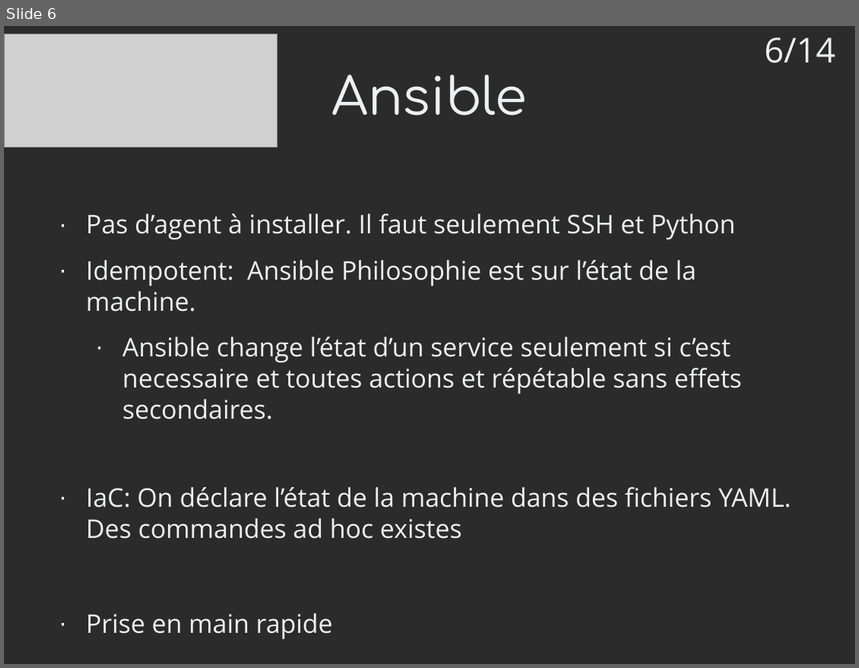
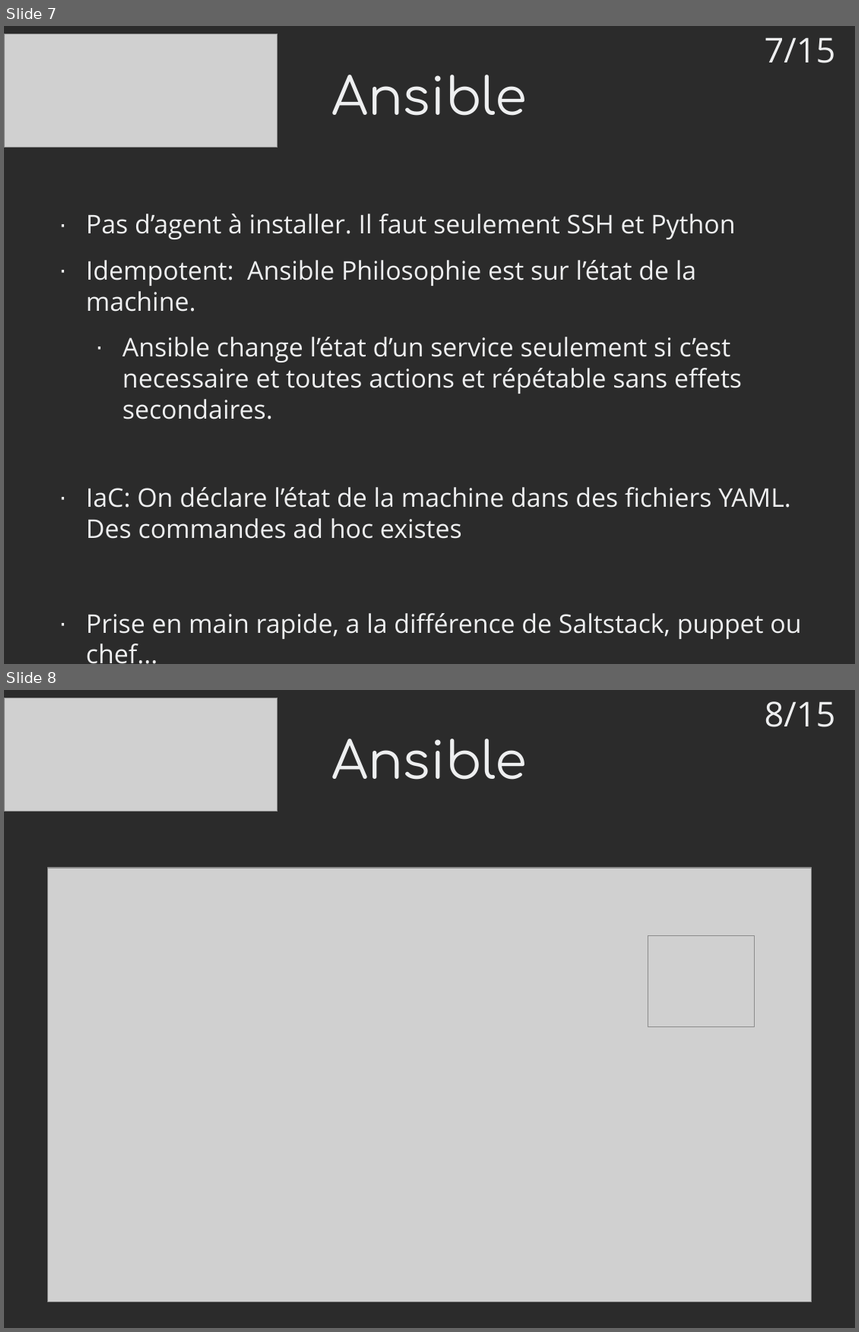
Before and after one commit to mrwormo/rapport_de_stage, a slide deck: files/prez.odp. Shown one above the other, each under a label of ours: slide 6 before the commit, slides 7 and 8 after it. The pictures are 859x668 and 859x1332 pixels, drawn with LibreOffice and Linux fonts; fonts in the diff are those of the drawing; grey boxes stand for pictures; background and template pictures are left out; a plain dark background stands for a picture behind light text. Boxes give left, top, right and bottom in pixels: in the first picture for what was removed or moved away, otherwise in the second. Text is boxed around its words. In the diff, an @@ line names an element or a change of style, - is before the commit and + after.

```diff
--- a/files/prez.odp
+++ b/files/prez.odp
@@ slide 8 added at box(4, 690, 855, 1328), background picture (left out) @@
@@ picture added at box(4, 698, 278, 812) @@
@@ text added at box(765, 701, 836, 727), 32 pt, text #EEEFF0 @@
+8/15
@@ title added at box(332, 739, 527, 780), 48 pt, text #EEEFF0 @@
+Ansible
@@ picture added at box(47, 868, 812, 1303) @@
@@ picture added at box(649, 936, 756, 1027) @@
@@ what was slide 6 is now slide 7 @@
@@ slide 7 changed as well @@
@@ text at box(765, 37, 836, 63): text changed @@
-6/14
+7/15
@@ text at box(86, 613, 801, 664): text changed @@
-· Prise en main rapide
+· Prise en main rapide, a la différence de Saltstack, puppet ou chef...
```
Also in this commit, not shown: 11 other slides changed, 2 other slides added, 2 slides removed, 2 other files.
